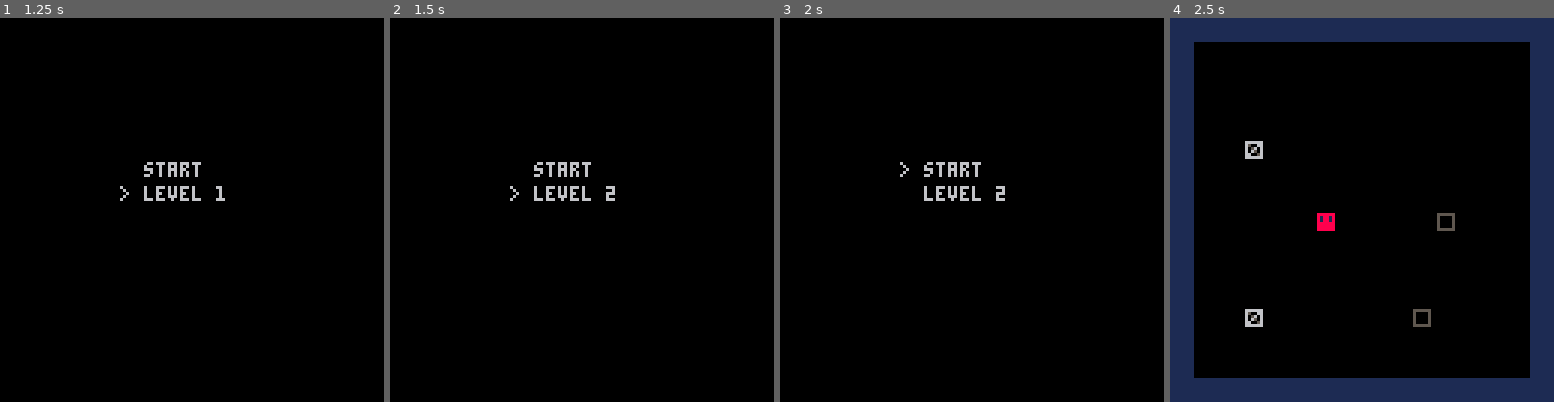
Above: before the commit, frames 1-4 (left to right).
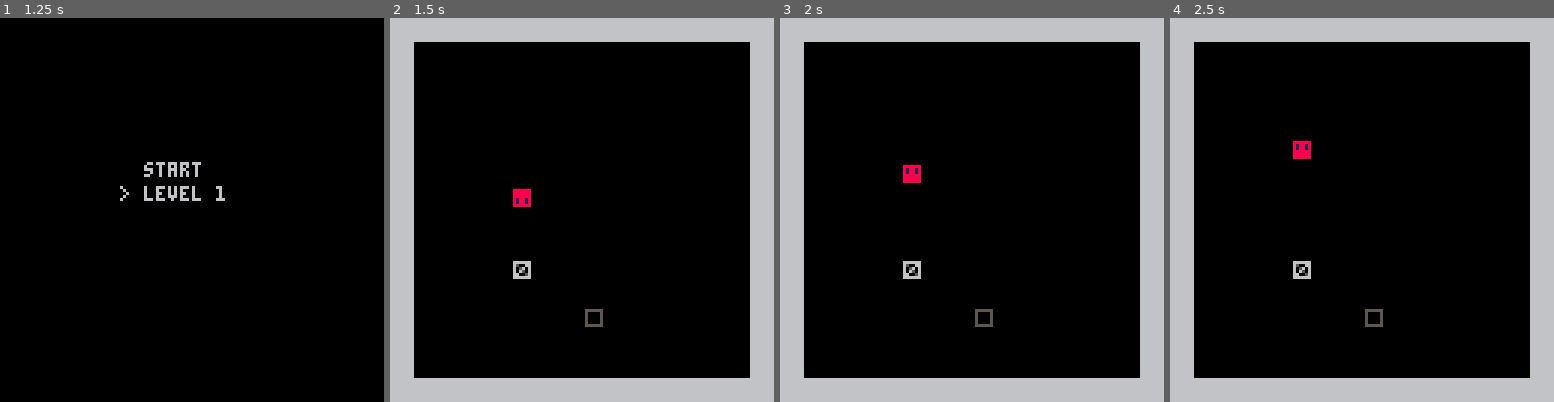
Above: after the commit, the same moments.

Repository: yuxiaomao/pico8-soko
Game: PICO-8 cartridge soko.p8
The game is run twice, just before and just after one commit, with the same random seed, the same clock (stepped at 60 frames per second) and the same inputs.
Inputs:
- Up to frame 1 (1.25 s): tap O (Z key) at 0.33, 1.07 s; tap Down at 0.7 s
- Up to frame 2 (1.5 s): tap X (X key) at 1.43 s
- Up to frame 3 (2 s): hold Up from 1.97 s (still down)
- Up to frame 4 (2.5 s): keep holding Up; tap X (X key) at 2.07 s; tap O (Z key) at 2.22 s

Frame 1 is identical in both runs. In frame 2, 25% of the frame differs, in the area x 0-100%, y 0-100%; in frame 3, 25%; in frame 4, 25%.

Commit message:
Menu: press X in menu-level will enter level n directly

Diff:
--- a/soko.p8
+++ b/soko.p8
@@ -2,6 +2,10 @@
 version 38
 __lua__
 -- main
+-- todo: sound effect/music
+-- todo: add true maps
+-- todo: mecanics: press btn and door?
+-- todo?: undo??
 
 -- sprite flags:
 --   0-usr,1-wall,2-target,3-box
@@ -18,6 +22,7 @@
   _draw=_drawmenu
 end
 
+-- open level mn.lv
 function _openlevel()
   local lv=readlevel(mn.lv)
   _initlevel(lv)
@@ -27,8 +32,7 @@
 
 function _openlevelnext()
   mn.lv+=1
-  local lv=readlevel(mn.lv)
-  _initlevel(lv)
+  _openlevel()
 end
 
 function _openmenu()
@@ -270,13 +274,13 @@
   end
   -- conditional action
   if (mn.sel == 1) then
+    -- enter level
     if btnp(5) then
-      -- enter level
       _openlevel()
     end
   elseif (mn.sel == 2) then
     -- next level
-    if (btnp(5) or btnp(1)) then
+    if (btnp(1)) then
       if (mn.lv < mn.lvmax) then
         mn.lv+=1
       else
@@ -285,6 +289,7 @@
       mn.itm[2]="level "..mn.lv
       mn.updated=1
     end
+    -- previous level
     if (btnp(0)) then
       if (mn.lv > 1) then
         mn.lv-=1
@@ -293,6 +298,10 @@
       end
       mn.itm[2]="level "..mn.lv
       mn.updated=1
+    end
+    -- enter level
+    if (btnp(5)) then
+      _openlevel()
     end
   end
 end
